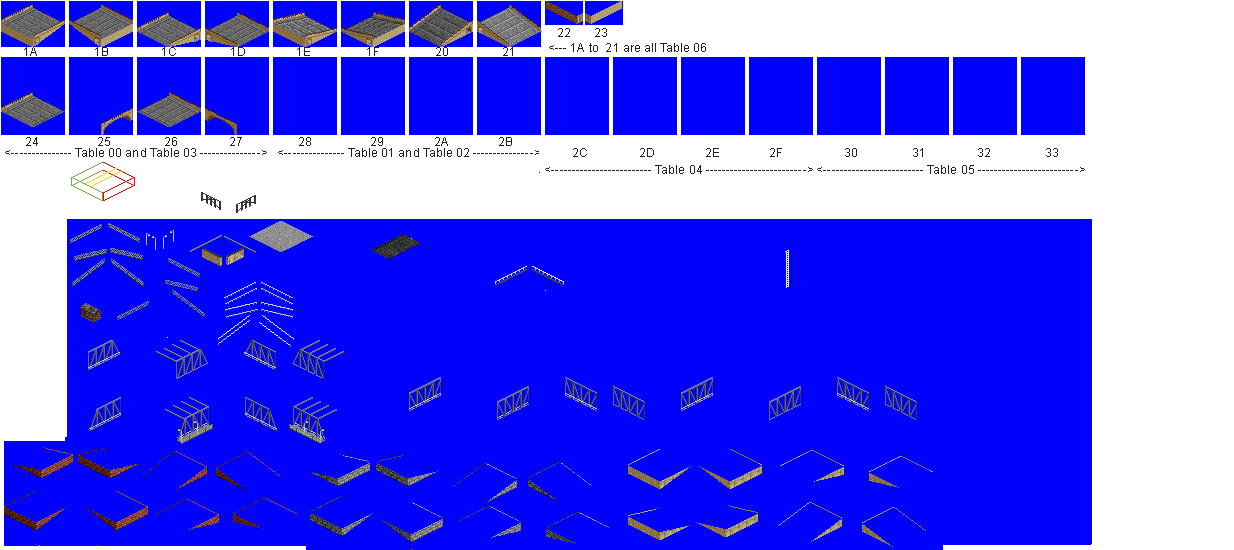
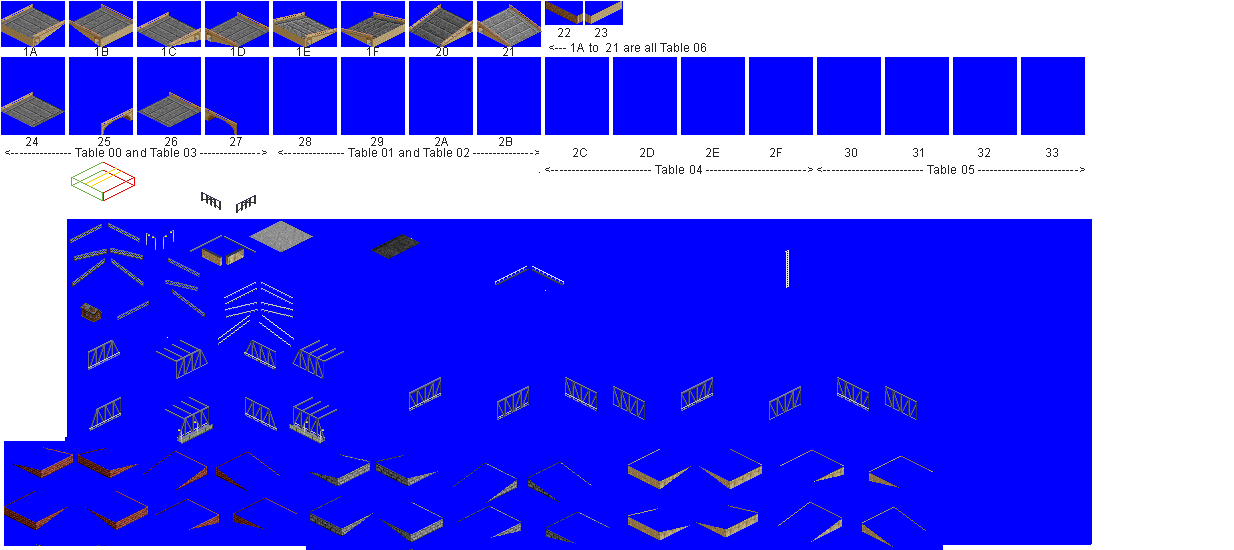
Layer changes from the first 1234×550 image to the second:
added layer "Pasted Layer #1" above "sydney_rail.png" over <box>1,4,541,124</box>
